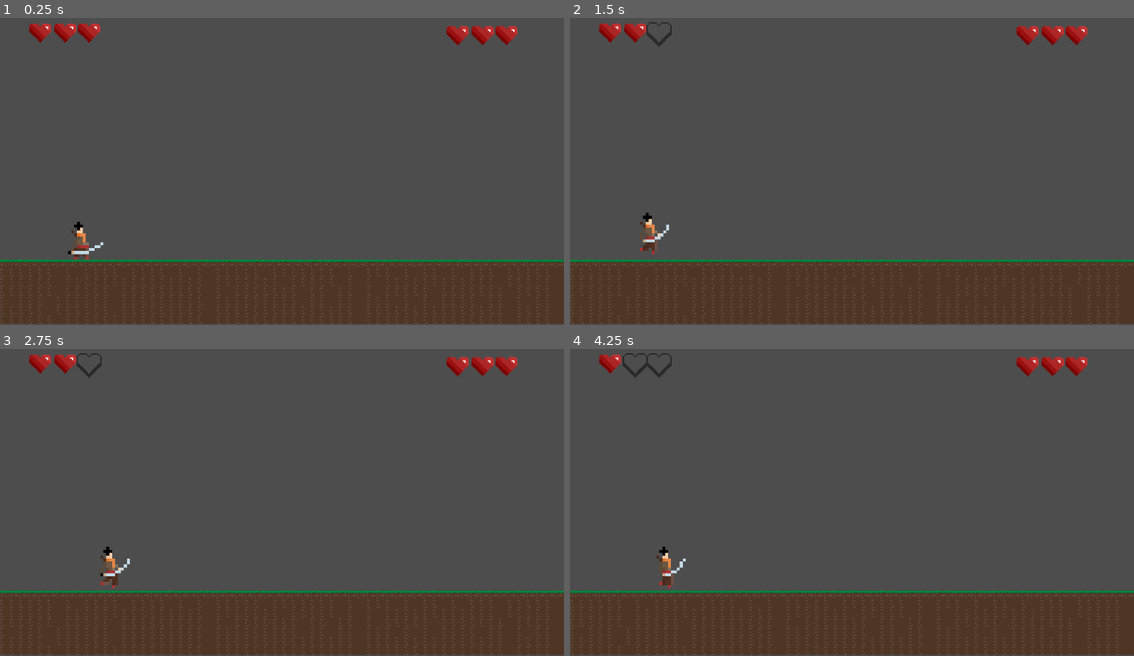
Above: before the commit, frames 1-4 (two rows, left to right).
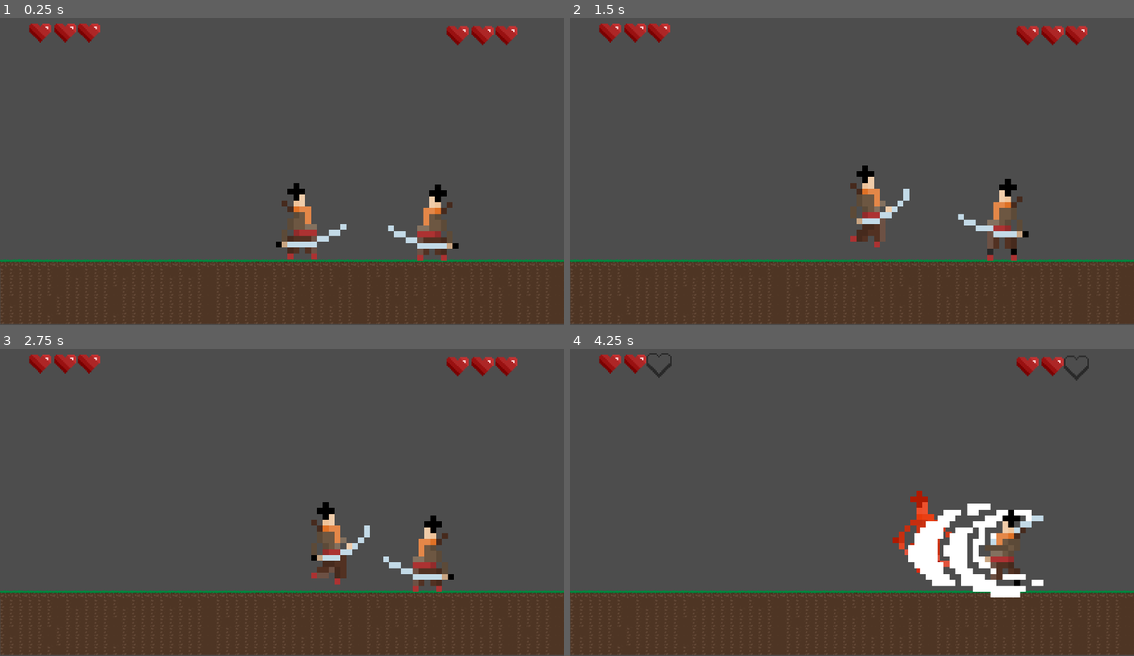
Above: after the commit, the same moments.

Repository: joaokanta/fighting-game
Game: Godot game, scene res://main.tscn
Same seed, same stepped clock (60 frames per second), same inputs: the game is played once before the commit and once after it.
Inputs:
- Up to frame 1 (0.25 s): no input
- Up to frame 2 (1.5 s): hold D (move_right, bound only before the commit) 0.53-1.28 s; tap J (take_damage, bound only before the commit) at 0.6 s; tap K (player_2_attack, bound only after the commit) at 0.8, 1.35 s; hold A (move_left, bound only before the commit) from 1.28 s (still down)
- Up to frame 3 (2.75 s): tap Z (player_2_move_left, bound only after the commit) at 1.55, 2.1 s; release A (move_left, bound only before the commit) at 2.03 s; hold D (move_right, bound only before the commit) from 2.03 s (still down); tap X (player_2_move_right, bound only after the commit) at 2.3 s
- Up to frame 4 (4.25 s): tap X (player_2_move_right, bound only after the commit) at 2.85 s; tap J (take_damage, bound only before the commit) at 3.05, 3.6 s; release D (move_right, bound only before the commit) at 3.53 s; hold A (move_left, bound only before the commit) from 3.53 s (still down); tap K (player_2_attack, bound only after the commit) at 3.8 s

The runs differ from the first frame. In frame 1, 2.2% of the frame differs, in the area x 12-82%, y 53-80%; in frame 2, 2.6%; in frame 3, 2.6%; in frame 4, 4.9%, in the area x 9-92%, y 1-81%.

Commit message:
added basic fg functionality | able to control both  and win

Diff:
--- a/HUD.gd
+++ b/HUD.gd
@@ -1,4 +1,11 @@
 extends CanvasLayer
 
-func _on_player_take_damage():
+func player_1_take_damage():
 	$Health.take_damage()
+
+func player_2_take_damage():
+	$Health2.take_damage()
+
+func game_over(winner):
+	$Label.text = "GAME OVER " + str(winner) + " WINS"
+	$Label.visible = true
--- a/HUD.tscn
+++ b/HUD.tscn
@@ -52,3 +52,18 @@
 position = Vector2(213, 44)
 scale = Vector2(5, 5)
 texture = ExtResource("3_ye3u1")
+
+[node name="Label" type="Label" parent="."]
+visible = false
+anchors_preset = -1
+anchor_left = 0.492
+anchor_top = 0.181
+anchor_right = 0.492
+anchor_bottom = 0.181
+offset_left = -662.64
+offset_top = 6.51999
+offset_right = 671.36
+offset_bottom = 234.52
+theme_override_font_sizes/font_size = 100
+text = "GAME OVER PLAYER X WINS"
+uppercase = true
--- a/health.gd
+++ b/health.gd
@@ -2,6 +2,7 @@
 
 var full_heart = preload("res://sprites/Hearts/PNG/basic/heart.png")
 var empty_heart = preload("res://sprites/Hearts/PNG/basic/border.png")
+signal death
 
 var hp = 3
 
--- /dev/null
+++ b/main.gd
@@ -0,0 +1,22 @@
+extends Node
+
+var player_1_health = 3
+var player_2_health = 3
+
+func _ready():
+	$Player.set_commands("player_1_move_left", "player_1_move_right", "player_1_attack")
+	$Player2.set_commands("player_2_move_left", "player_2_move_right", "player_2_attack")
+	$Player2.flip()
+
+func _on_player_take_damage():
+	$HUD.player_1_take_damage()
+	player_1_health -= 1
+	if player_1_health == 0:
+		$HUD.game_over("PLAYER 2")
+
+
+func _on_player_2_take_damage():
+	$HUD.player_2_take_damage()
+	player_2_health -= 1
+	if player_2_health == 0:
+		$HUD.game_over("PLAYER 1")
--- a/main.tscn
+++ b/main.tscn
@@ -1,17 +1,23 @@
-[gd_scene load_steps=4 format=3 uid="uid://bfur1yeblr585"]
+[gd_scene load_steps=5 format=3 uid="uid://bfur1yeblr585"]
 
+[ext_resource type="Script" path="res://main.gd" id="1_2bq0o"]
 [ext_resource type="PackedScene" uid="uid://bii0ryidhirca" path="res://player.tscn" id="1_mfvrx"]
 [ext_resource type="PackedScene" uid="uid://ctvkptw0vvbdp" path="res://grass.tscn" id="2_ul7x4"]
 [ext_resource type="PackedScene" uid="uid://dmj1ef7dscsww" path="res://HUD.tscn" id="3_3iran"]
 
 [node name="Main" type="Node"]
-
-[node name="Player" parent="." instance=ExtResource("1_mfvrx")]
-position = Vector2(284, 791)
+script = ExtResource("1_2bq0o")
 
 [node name="Terrain" parent="." instance=ExtResource("2_ul7x4")]
 position = Vector2(723, 634)
 
 [node name="HUD" parent="." instance=ExtResource("3_3iran")]
 
-[connection signal="take_damage" from="Player" to="HUD" method="_on_player_take_damage"]
+[node name="Player" parent="." instance=ExtResource("1_mfvrx")]
+position = Vector2(1041, 719)
+
+[node name="Player2" parent="." instance=ExtResource("1_mfvrx")]
+position = Vector2(1459, 724)
+
+[connection signal="take_damage" from="Player" to="." method="_on_player_take_damage"]
+[connection signal="take_damage" from="Player2" to="." method="_on_player_2_take_damage"]
--- a/player.gd
+++ b/player.gd
@@ -1,4 +1,4 @@
-extends Area2D
+extends Node2D
 
 @export var speed = 400
 var screen_size
@@ -6,6 +6,10 @@
 signal take_damage
 
 var attacking = false
+var taking_damage = false
+var move_right = "null"
+var move_left = "null"
+var attack_command = "null"
 
 # Called when the node enters the scene tree for the first time.
 func _ready():
@@ -15,13 +19,13 @@
 
 # Called every frame. 'delta' is the elapsed time since the previous frame.
 func _process(delta):
-	if not attacking:
+	if not attacking and not taking_damage:
 		var velocity = Vector2.ZERO
-		if Input.is_action_pressed("move_right"):
+		if Input.is_action_pressed(move_right):
 			velocity.x += speed
-		if Input.is_action_pressed("move_left"):
+		if Input.is_action_pressed(move_left):
 			velocity.x -= speed * 0.8
-		if Input.is_action_just_pressed("take_damage"):
+		if Input.is_action_just_pressed(attack_command):
 			attack()
 
 		position += velocity * delta
@@ -32,12 +36,35 @@
 		else:
 			$AnimatedSprite2D.animation = "idle"
 	else:
-		$AnimatedSprite2D.animation = "attack"
+		if attacking:
+			$AnimatedSprite2D.animation = "attack"
+		if taking_damage:
+			$AnimatedSprite2D.animation = "take_damage"
+
+func set_commands(move_left, move_right, attack_command):
+	self.move_left = move_left
+	self.move_right = move_right
+	self.attack_command = attack_command
+
+func flip():
+	set_scale(Vector2(-1,1))
 
 func attack():
 	attacking = true
+	$Hurtbox.monitorable = true
 	$AttackTimer.start()
 
 func _on_attack_timer_timeout():
 	attacking = false
+	$Hurtbox.monitorable = false
+
+func _on_hitbox_area_entered(area):
 	take_damage.emit()
+	taking_damage = true
+	$Hitbox.monitoring = true
+	$DamageTimer.start()
+
+
+func _on_damage_timer_timeout():
+	taking_damage = false
+	$Hitbox.monitoring = true
--- a/player.tscn
+++ b/player.tscn
@@ -15,7 +15,9 @@
 [ext_resource type="Texture2D" uid="uid://dfxc4iuuxynaf" path="res://sprites/Character/DefaultSkin/run_anim/with sword/walking_animation4.png" id="8_s2xwd"]
 [ext_resource type="Texture2D" uid="uid://ci4mx5lnw1k6o" path="res://sprites/Character/DefaultSkin/run_anim/with sword/walking_animation5.png" id="9_vu3i6"]
 [ext_resource type="Texture2D" uid="uid://bbjopf2c4ie86" path="res://sprites/Character/DefaultSkin/run_anim/with sword/walking_animation6.png" id="10_7xpon"]
+[ext_resource type="Texture2D" uid="uid://dwl1of2jev40u" path="res://sprites/Character/DefaultSkin/take_hit_anim/with sword/taking_hit_animation1.png" id="10_sqlkw"]
 [ext_resource type="Texture2D" uid="uid://bv1e6ywu75fje" path="res://sprites/Character/DefaultSkin/run_anim/with sword/walking_animation7.png" id="11_frpol"]
+[ext_resource type="Texture2D" uid="uid://uwbkj8djoy2q" path="res://sprites/Character/DefaultSkin/take_hit_anim/with sword/taking_hit_animation2.png" id="11_h3ax3"]
 [ext_resource type="Texture2D" uid="uid://btuljiylvwmj2" path="res://sprites/Character/DefaultSkin/run_anim/with sword/walking_animation8.png" id="12_xjwgd"]
 
 [sub_resource type="SpriteFrames" id="SpriteFrames_xmcfu"]
@@ -74,6 +76,17 @@
 }, {
 "frames": [{
 "duration": 1.0,
+"texture": ExtResource("10_sqlkw")
+}, {
+"duration": 1.0,
+"texture": ExtResource("11_h3ax3")
+}],
+"loop": true,
+"name": &"take_damage",
+"speed": 19.0
+}, {
+"frames": [{
+"duration": 1.0,
 "texture": ExtResource("5_8u8rt")
 }, {
 "duration": 1.0,
@@ -102,28 +115,53 @@
 "speed": 5.0
 }]
 
+[sub_resource type="RectangleShape2D" id="RectangleShape2D_kf7ui"]
+size = Vector2(225, 179)
+
 [sub_resource type="RectangleShape2D" id="RectangleShape2D_66aqb"]
-size = Vector2(51, 137)
+size = Vector2(181, 281)
 
-[node name="Player" type="Area2D"]
-position = Vector2(598, 280)
+[node name="Player" type="Node2D"]
+position = Vector2(617, 286)
 script = ExtResource("1_rlrwb")
 metadata/_edit_group_ = true
 
 [node name="AnimatedSprite2D" type="AnimatedSprite2D" parent="."]
 texture_filter = 1
 position = Vector2(-2.00006, -2.99994)
-scale = Vector2(10, 10)
+scale = Vector2(20, 20)
 sprite_frames = SubResource("SpriteFrames_xmcfu")
-animation = &"attack"
-frame_progress = 0.146701
+animation = &"take_damage"
+frame = 1
+frame_progress = 0.717686
 
-[node name="CollisionShape2D" type="CollisionShape2D" parent="."]
-position = Vector2(-7.5, -1.5)
+[node name="Hurtbox" type="Area2D" parent="."]
+position = Vector2(173, -6)
+monitoring = false
+monitorable = false
+metadata/_edit_group_ = true
+
+[node name="CollisionShape2D" type="CollisionShape2D" parent="Hurtbox"]
+position = Vector2(0, 1)
+shape = SubResource("RectangleShape2D_kf7ui")
+
+[node name="Hitbox" type="Area2D" parent="."]
+position = Vector2(-34, -4)
+monitorable = false
+metadata/_edit_group_ = true
+
+[node name="CollisionShape2D" type="CollisionShape2D" parent="Hitbox"]
+position = Vector2(1, 1)
 shape = SubResource("RectangleShape2D_66aqb")
+
+[node name="DamageTimer" type="Timer" parent="."]
+wait_time = 0.6
+one_shot = true
 
 [node name="AttackTimer" type="Timer" parent="."]
 wait_time = 0.6
 one_shot = true
 
+[connection signal="area_entered" from="Hitbox" to="." method="_on_hitbox_area_entered"]
+[connection signal="timeout" from="DamageTimer" to="." method="_on_damage_timer_timeout"]
 [connection signal="timeout" from="AttackTimer" to="." method="_on_attack_timer_timeout"]
--- a/project.godot
+++ b/project.godot
@@ -22,23 +22,43 @@
 
 [input]
 
-move_left={
+player_1_move_left={
 "deadzone": 0.5,
 "events": [Object(InputEventKey,"resource_local_to_scene":false,"resource_name":"","device":-1,"window_id":0,"alt_pressed":false,"shift_pressed":false,"ctrl_pressed":false,"meta_pressed":false,"pressed":false,"keycode":0,"physical_keycode":65,"key_label":0,"unicode":97,"echo":false,"script":null)
 ]
 }
-move_right={
+player_1_move_right={
 "deadzone": 0.5,
 "events": [Object(InputEventKey,"resource_local_to_scene":false,"resource_name":"","device":-1,"window_id":0,"alt_pressed":false,"shift_pressed":false,"ctrl_pressed":false,"meta_pressed":false,"pressed":false,"keycode":0,"physical_keycode":68,"key_label":0,"unicode":100,"echo":false,"script":null)
 ]
 }
-move_down={
+player_1_move_down={
 "deadzone": 0.5,
 "events": [Object(InputEventKey,"resource_local_to_scene":false,"resource_name":"","device":-1,"window_id":0,"alt_pressed":false,"shift_pressed":false,"ctrl_pressed":false,"meta_pressed":false,"pressed":false,"keycode":0,"physical_keycode":83,"key_label":0,"unicode":115,"echo":false,"script":null)
 ]
 }
-take_damage={
+player_1_attack={
 "deadzone": 0.5,
 "events": [Object(InputEventKey,"resource_local_to_scene":false,"resource_name":"","device":-1,"window_id":0,"alt_pressed":false,"shift_pressed":false,"ctrl_pressed":false,"meta_pressed":false,"pressed":false,"keycode":0,"physical_keycode":74,"key_label":0,"unicode":106,"echo":false,"script":null)
 ]
 }
+player_2_move_left={
+"deadzone": 0.5,
+"events": [Object(InputEventKey,"resource_local_to_scene":false,"resource_name":"","device":-1,"window_id":0,"alt_pressed":false,"shift_pressed":false,"ctrl_pressed":false,"meta_pressed":false,"pressed":false,"keycode":0,"physical_keycode":90,"key_label":0,"unicode":122,"echo":false,"script":null)
+]
+}
+player_2_move_right={
+"deadzone": 0.5,
+"events": [Object(InputEventKey,"resource_local_to_scene":false,"resource_name":"","device":-1,"window_id":0,"alt_pressed":false,"shift_pressed":false,"ctrl_pressed":false,"meta_pressed":false,"pressed":false,"keycode":0,"physical_keycode":88,"key_label":0,"unicode":120,"echo":false,"script":null)
+]
+}
+player_2_move_down={
+"deadzone": 0.5,
+"events": [Object(InputEventKey,"resource_local_to_scene":false,"resource_name":"","device":-1,"window_id":0,"alt_pressed":false,"shift_pressed":false,"ctrl_pressed":false,"meta_pressed":false,"pressed":false,"keycode":0,"physical_keycode":67,"key_label":0,"unicode":99,"echo":false,"script":null)
+]
+}
+player_2_attack={
+"deadzone": 0.5,
+"events": [Object(InputEventKey,"resource_local_to_scene":false,"resource_name":"","device":-1,"window_id":0,"alt_pressed":false,"shift_pressed":false,"ctrl_pressed":false,"meta_pressed":false,"pressed":false,"keycode":0,"physical_keycode":75,"key_label":0,"unicode":107,"echo":false,"script":null)
+]
+}
Not shown: 1 places in player.tscn that only renumber resources
